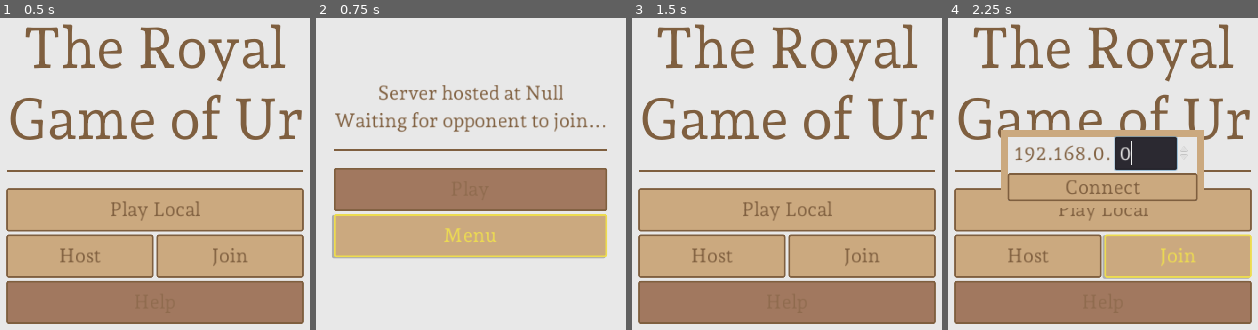
Above: before the commit, frames 1-4 (left to right).
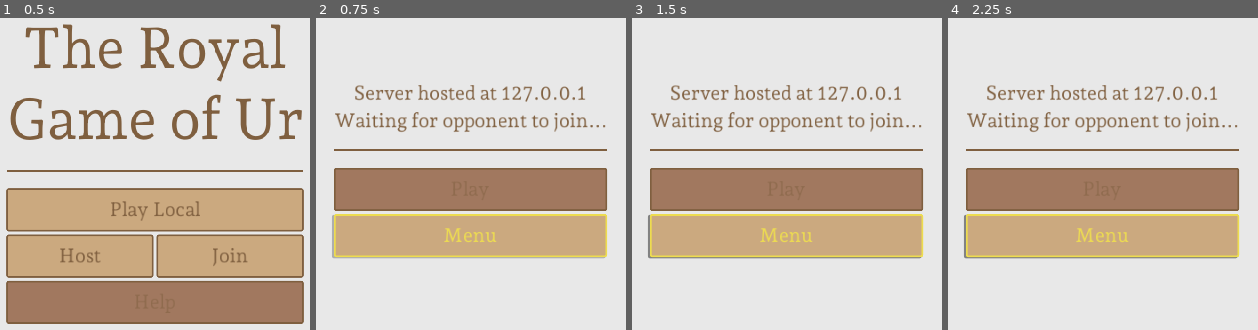
Above: after the commit, the same moments.

Repository: rschubkegel/ur-godot
Game: Godot game, scene res://nodes/Root.tscn
The game is run twice, just before and just after one commit, with the same random seed, the same clock (stepped at 60 frames per second) and the same inputs.
Inputs (mouse positions are in pixels of both pictures, inside the frame that each line leads up to):
- Up to frame 1 (0.5 s): no input
- Up to frame 2 (0.75 s): click "Host" at 0.5 s
- Up to frame 3 (1.5 s): click "Menu" at 1.25 s
- Up to frame 4 (2.25 s): click (1177, 255) at 2 s, where only the run before the commit has a clickable "Join"

Frame 1 is identical in both runs. In frame 2, 1.6% of the frame differs, in the area x 12-87%, y 21-27%; in frame 3, 47%; in frame 4, 50%, in the area x 1-99%, y 1-99%.
Error after the commit: Invalid call. Nonexistent function 'queue_free' in base 'NetworkedMultiplayerENet'. (res://scripts/Game.gd:94)

Commit message:
Consolidated server into Game.gd

Diff:
--- a/scripts/Game.gd
+++ b/scripts/Game.gd
@@ -15,6 +15,7 @@
 const CONNECT_BTN_PATH = 'vbox/connect'
 const CONNECT_IP_PATH = 'vbox/hbox/ip_selector'
 
+# Reference: https://docs.godotengine.org/en/stable/tutorials/networking/high_level_multiplayer.html
 const IP_FORMAT = '192\\.168\\.\\d+\\.\\d+'
 const SERVER_PORT = 8000
 const MAX_PLAYERS = 2
@@ -59,9 +60,16 @@
 func join_game(popup, menu):
 	var ip = '192.168.0.%d' % popup.get_node(CONNECT_IP_PATH).value
 	popup.queue_free()
-	menu.queue_free()
+
 	print('Joinging game at %s' % ip)
-	# TODO actually join game
+	var peer = NetworkedMultiplayerENet.new()
+	var e = peer.create_client(ip, SERVER_PORT)
+	if e:
+		print('Could not connect to server at %s' % ip)
+		peer.free()
+	else:
+		get_tree().network_peer = peer
+		menu.queue_free()
 
 
 # start server and enter lobby
@@ -69,24 +77,33 @@
 	var lobby = Lobby.instance()
 	add_child(lobby)
 
-	lobby.get_node(IP_LBL_PATH).text = 'Server hosted at %s' % init_server()
+	var ip = init_server()
+	if ip:
+		lobby.get_node(IP_LBL_PATH).text = 'Server hosted at %s' % ip
+		lobby.get_node(MENU_LOBBY_BTN_PATH).connect('pressed', self, 'main_menu')
+		lobby.get_node(MENU_LOBBY_BTN_PATH).connect('pressed', lobby, 'queue_free')
+	else:
+		print('Could not create server')
 
-	lobby.get_node(MENU_LOBBY_BTN_PATH).connect('pressed', self, 'main_menu')
-	lobby.get_node(MENU_LOBBY_BTN_PATH).connect('pressed', lobby, 'queue_free')
-
-
-# create a game server
+# create a game server and return its ip address on success or null on failure
 func init_server():
 	var peer = NetworkedMultiplayerENet.new()
-	peer.create_server(SERVER_PORT, MAX_PLAYERS)
+	var e = peer.create_server(SERVER_PORT, MAX_PLAYERS)
+	if e:
+		print('Error: could not create server')
+		peer.queue_free()
+		return null
+
 	get_tree().network_peer = peer
 
+	# connect network event callbacks
 	get_tree().connect('network_peer_connected', self, 'player_connected')
+	get_tree().connect('network_peer_disconnected', self, 'player_disconnected')
 
 	return get_ip()
 
 
-# gets the local IPv4 that server will be hosted on
+# returns the local IPv4 that server will be hosted on or null on failure
 func get_ip():
 	# get all IPv4 and IPv6 for computer and search for the correct format
 	var addresses = IP.get_local_addresses()
@@ -99,13 +116,12 @@
 			ip = addresses[i]
 			break
 		i += 1
-
-	if not ip:
-		print('No IP found matching the format ' + IP_FORMAT)
-
-	# Return desired ip
 	return ip
 
 
-func player_connected():
-	print('Player connected')
+func player_connected(id):
+	print('Player %s connected' % str(id))
+
+
+func player_disconnected(id):
+	print('Player %s disconnected' % str(id))
Not shown, changed: export_presets.cfg
Not shown, added: .gitignore
